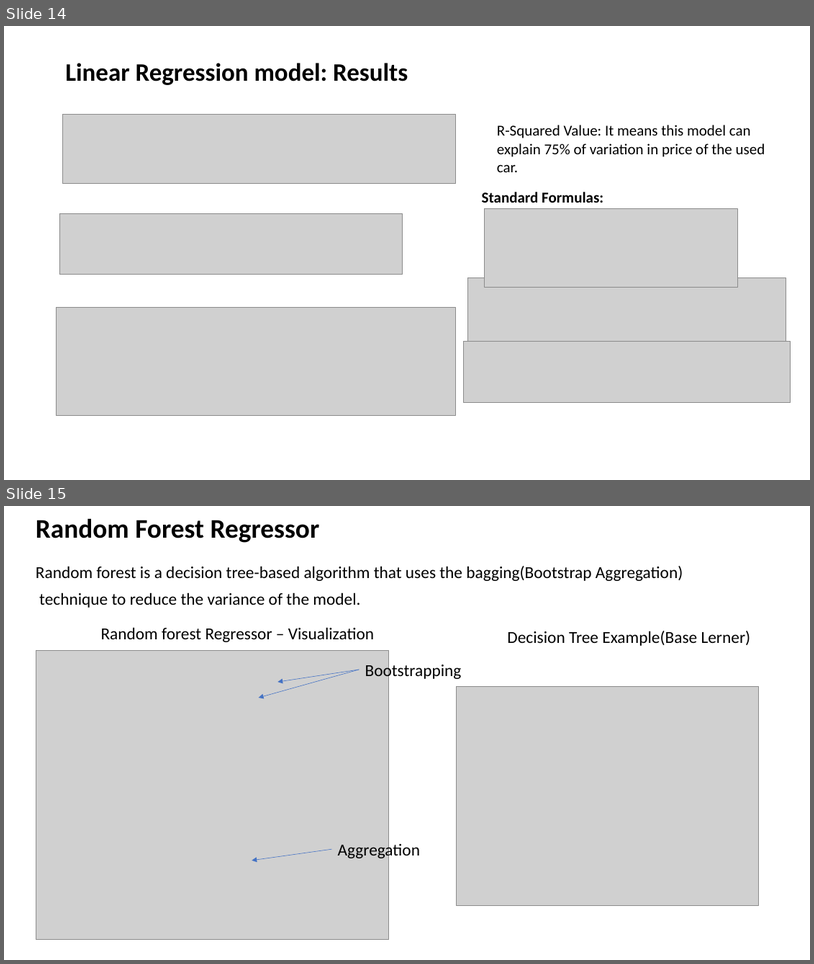
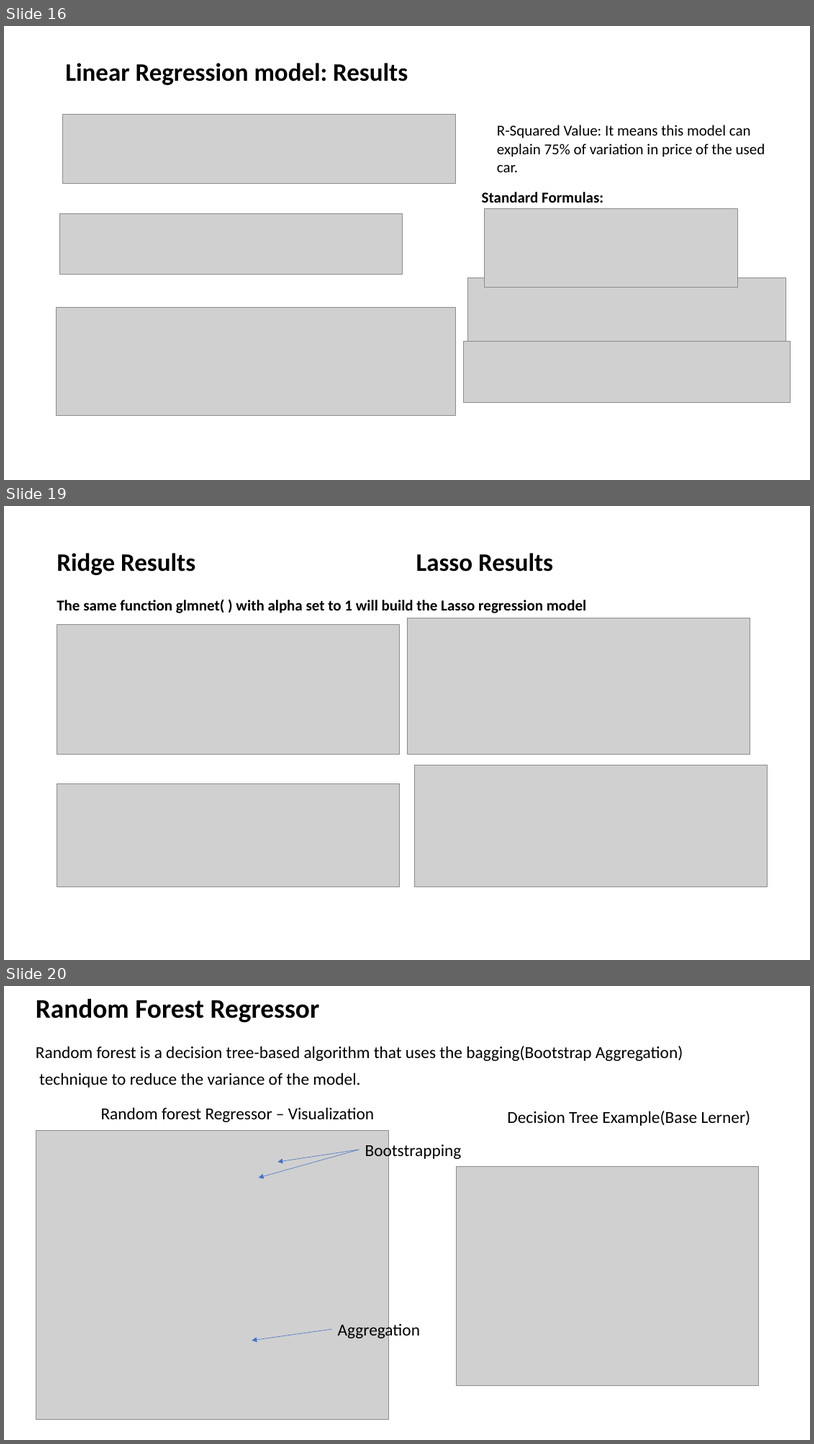
Before and after one commit to MANOJKUMAR1302/22FA_Dataverse_Team08, a slide deck: TEAM 8_FINAL_PRESENTATION.pptx. Shown one above the other, each under a label of ours: slides 14 and 15 before the commit, slides 16, 19 and 20 after it; the slides between them are not shown. The pictures are 814x964 and 814x1444 pixels, drawn with LibreOffice and Linux fonts; fonts in the diff are those of the drawing; grey boxes stand for pictures. Boxes give left, top, right and bottom in pixels: in the first picture for what was removed or moved away, otherwise in the second. Text is boxed around its words. In the diff, an @@ line names an element or a change of style, - is before the commit and + after.

```diff
--- a/TEAM 8_FINAL_PRESENTATION.pptx
+++ b/TEAM 8_FINAL_PRESENTATION.pptx
@@ slide 19 added at (x1=4, y1=506, x2=810, y2=960), background #FFFFFF @@
@@ title added at (x1=57, y1=553, x2=553, y2=575), 30 pt, text #000000, bold @@
+Ridge Results Lasso Results
@@ text added at (x1=57, y1=599, x2=586, y2=613), 18 pt, text #000000, bold @@
+The same function glmnet( ) with alpha set to 1 will build the Lasso regression model
@@ picture added at (x1=57, y1=625, x2=399, y2=754) @@
@@ picture added at (x1=407, y1=618, x2=751, y2=754) @@
@@ picture added at (x1=57, y1=784, x2=399, y2=887) @@
@@ picture added at (x1=415, y1=765, x2=768, y2=887) @@
@@ what was slide 14 is now slide 16 @@
@@ what was slide 15 is now slide 20 @@
```
Also in this commit, not shown: 4 other slides added.
